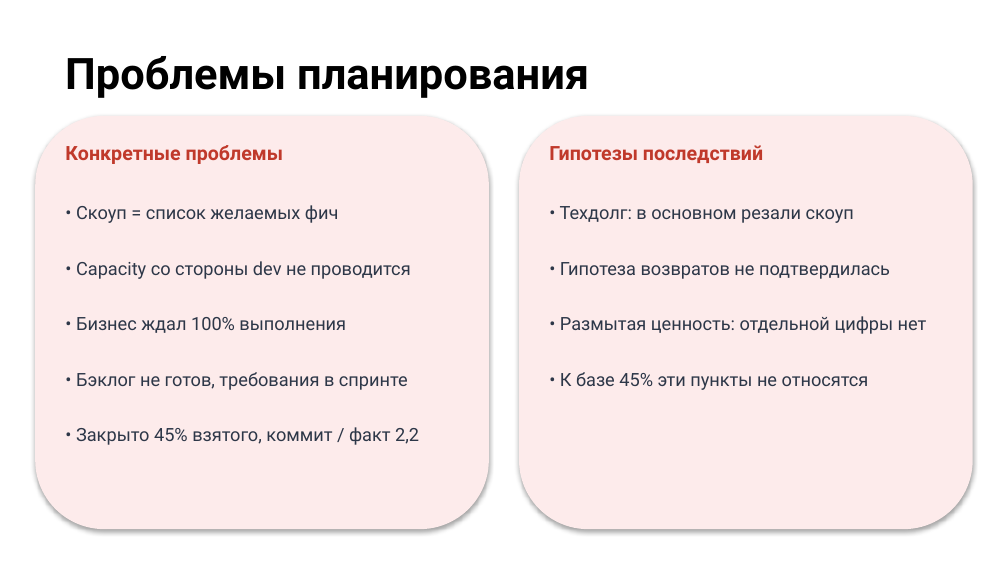
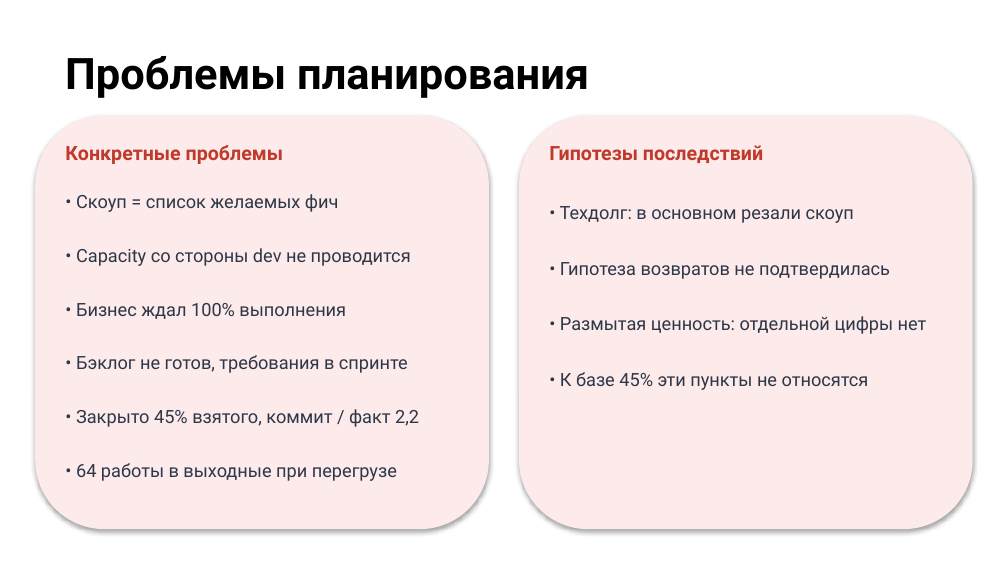
Before and after one commit to camelot270/otus_work, a slide deck: slide 7 of docs/Защита проекта. Петров Н.И..pptx. Drawn at 1008x567 pixels with LibreOffice and Linux fonts; fonts in the diff are those of the drawing; background and template pictures are left out. Boxes give left, top, right and bottom in pixels: in the first picture for what was removed or moved away, otherwise in the second. Text is boxed around its words. In the diff, an @@ line names an element or a change of style, - is before the commit and + after.

```diff
--- a/docs/Защита проекта. Петров Н.И..pptx
+++ b/docs/Защита проекта. Петров Н.И..pptx
@@ text "• Скоуп = список желаемых ...": place and size @@
-text "• Скоуп = список желаемых ..." at bbox=[76, 205, 339, 223]
+text "• Скоуп = список желаемых ..." at bbox=[76, 194, 339, 212]
@@ 3 texts: place and size @@
-3 texts at bbox=[76, 261, 411, 390]
+3 texts at bbox=[76, 248, 411, 373]
@@ text "• Закрыто 45% взятого, коммит ...": place and size @@
-text "• Закрыто 45% взятого, коммит ..." at bbox=[76, 427, 419, 445]
+text "• Закрыто 45% взятого, коммит ..." at bbox=[76, 409, 419, 427]
@@ text added at bbox=[76, 463, 397, 481], 13 pt, text #2D3748 @@
+• 64 работы в выходные при перегрузе
```
